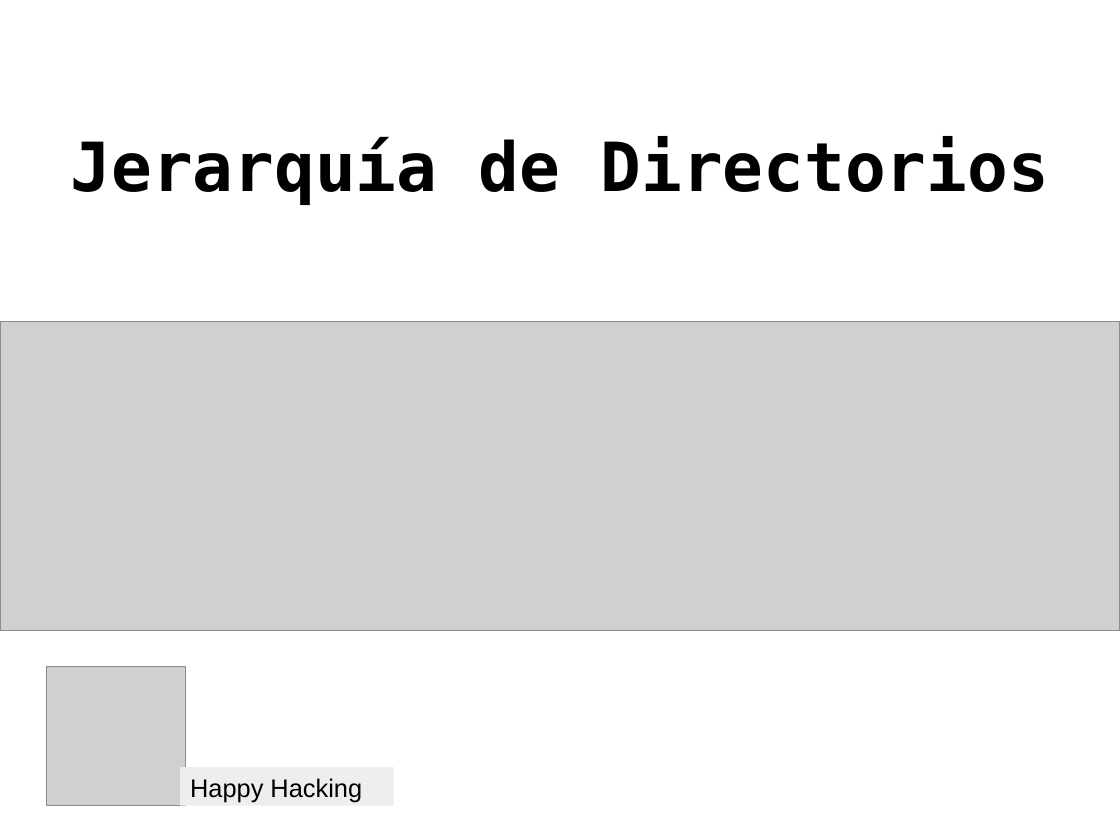
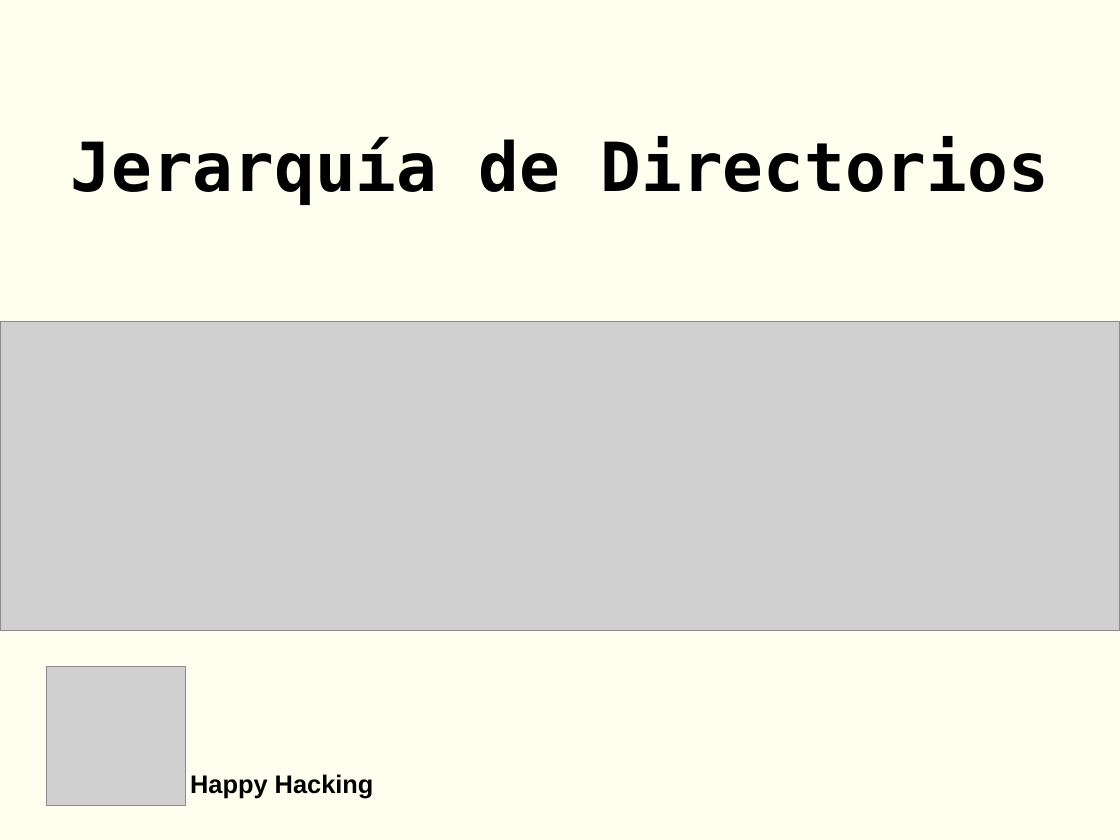
Before and after one commit to rgmf/DWES, a slide deck: slide 1 of 00_requisitos_previos/presentacion/jerarquia_directorio.odp. Drawn at 1120x840 pixels with LibreOffice and Linux fonts; fonts in the diff are those of the drawing; grey boxes stand for pictures. Boxes give left, top, right and bottom in pixels: in the first picture for what was removed or moved away, otherwise in the second. Text is boxed around its words. In the diff, an @@ line names an element or a change of style, - is before the commit and + after.

```diff
--- a/00_requisitos_previos/presentacion/jerarquia_directorio.odp
+++ b/00_requisitos_previos/presentacion/jerarquia_directorio.odp
@@ background #FFFFFF to #FFFFF0 @@
@@ text "Happy Hacking": place and size @@
-text "Happy Hacking" at <box>180,767,393,806</box>
+text "Happy Hacking" at <box>190,774,374,799</box>
@@ text "Happy Hacking" at <box>190,774,374,799</box>: bold on; fill #EEEEEE to none @@
```
Also in this commit, not shown: 15 other slides changed, 1 other file.
